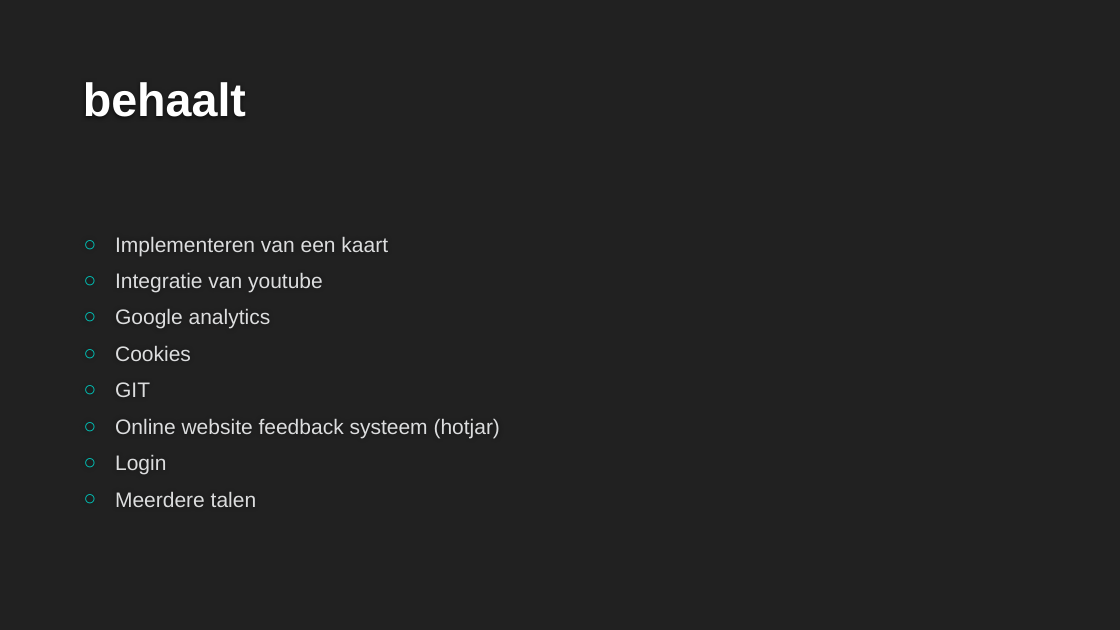
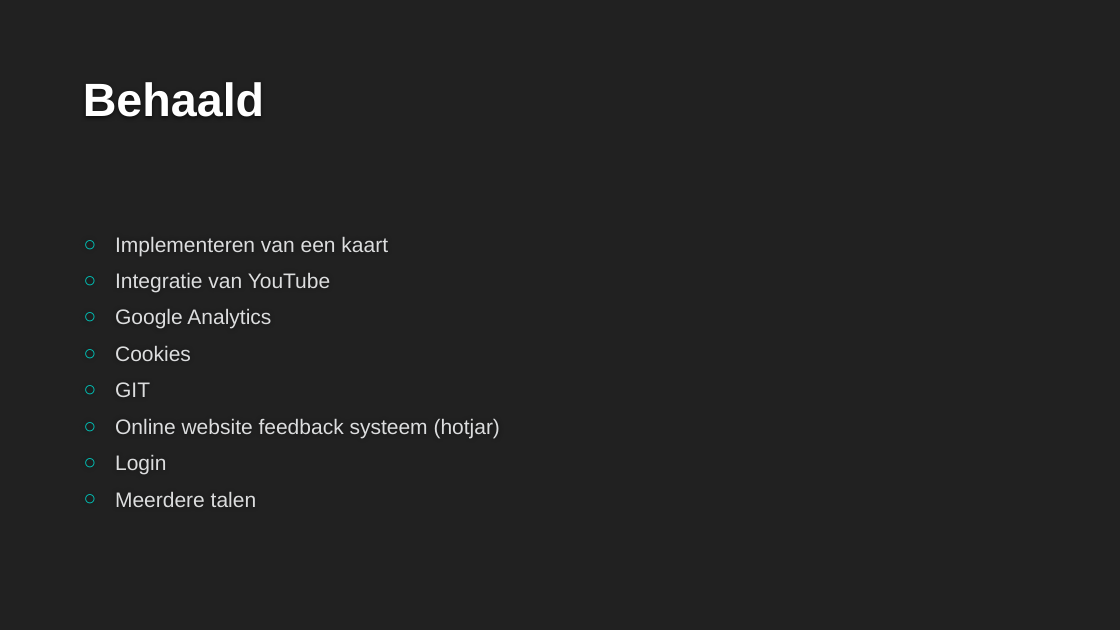
Before and after one commit to michielvh2002/Co-Working, a slide deck: slide 10 of widrinks.pptx. Drawn at 1120x630 pixels with LibreOffice and Linux fonts; fonts in the diff are those of the drawing; background and template pictures are left out. Boxes give left, top, right and bottom in pixels: in the first picture for what was removed or moved away, otherwise in the second. Text is boxed around its words. In the diff, an @@ line names an element or a change of style, - is before the commit and + after.

```diff
--- a/widrinks.pptx
+++ b/widrinks.pptx
@@ title at [83,82,264,117]: text changed @@
-behaalt
+Behaald
@@ text at [115,273,331,329]: text changed @@
-○ Integratie van youtube
-○ Google analytics
+○ Integratie van YouTube
+○ Google Analytics
```
Also in this commit, not shown: 1 other slide changed.
